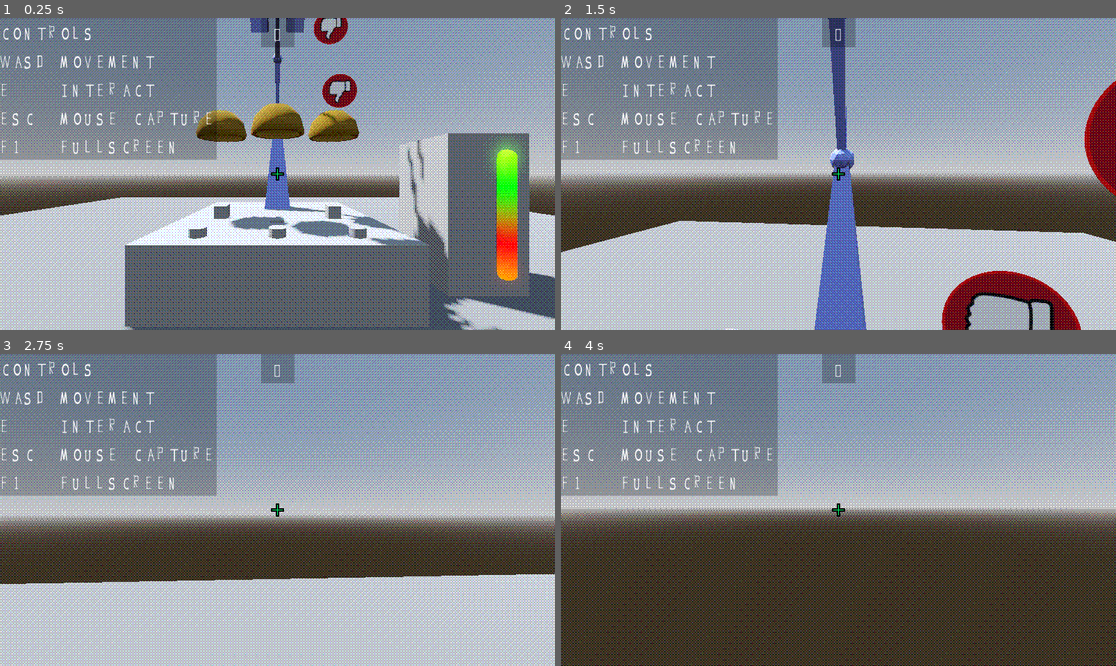
Above: before the commit, frames 1-4 (two rows, left to right).
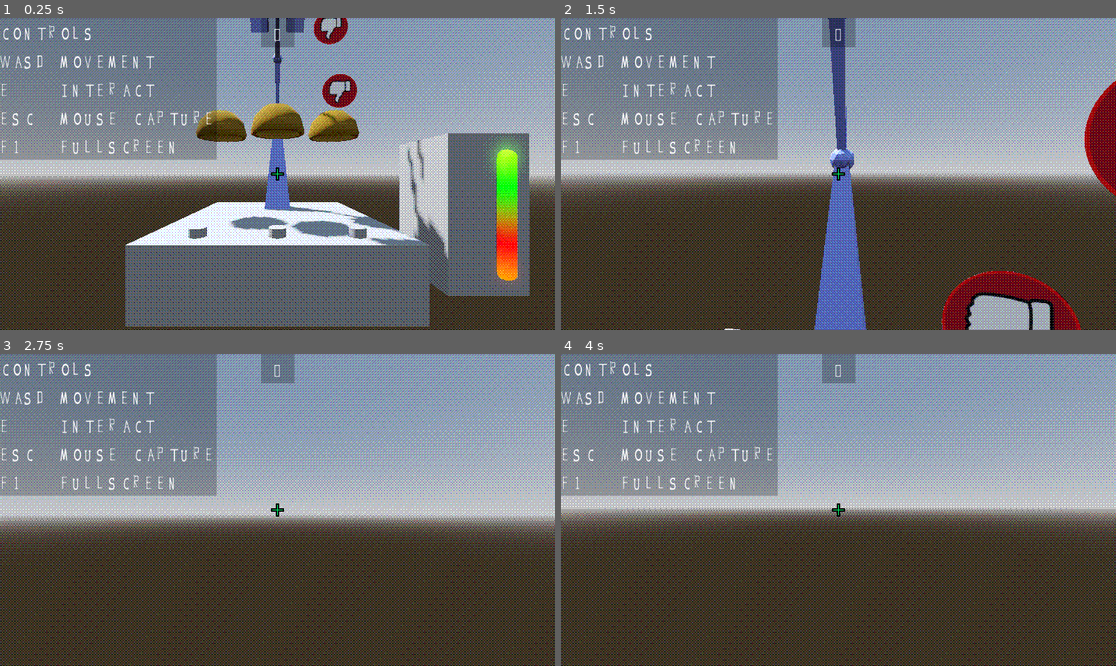
Above: after the commit, the same moments.

Repository: anniesanap/COMP-360-Group-2-Assignment-4
Game: Godot game, scene res://root.tscn
Same seed, same stepped clock (60 frames per second), same inputs: the game is played once before the commit and once after it.
Inputs (mouse positions are in pixels of both pictures, inside the frame that each line leads up to):
- Up to frame 1 (0.25 s): no input
- Up to frame 2 (1.5 s): move the mouse to (866, 174) at 0.52 s; hold E (interact) 0.53-1.28 s; hold W (move_forward) from 0.53 s (still down); tap Space (jump) at 0.77 s; move the mouse to (810, 174) at 1.27 s; tap E (interact) at 1.35 s
- Up to frame 3 (2.75 s): keep holding W (move_forward); tap Space (jump) at 1.52 s; move the mouse to (288, 503) at 2.02 s; hold E (interact) from 2.03 s (still down)
- Up to frame 4 (4 s): keep holding W (move_forward); move the mouse to (832, 516) at 2.77 s; release E (interact) at 2.78 s; tap E (interact) at 2.85 s; tap Space (jump) at 3.02, 3.77 s; move the mouse to (877, 513) at 3.52 s; hold E (interact) from 3.53 s (still down)

The runs differ from the first frame. In frame 1, 15% of the frame differs, in the area x 0-100%, y 57-100%; in frame 2, 26%; in frame 3, 28%, in the area x 0-100%, y 70-100%; in frame 4, nothing differs.
Error after the commit: Invalid call. Nonexistent function '_ready' in base 'Node3D'. (res://root.gd:27)

Commit message:
Update root.gd

Diff:
--- a/root.gd
+++ b/root.gd
@@ -11,6 +11,20 @@
 var rng = RandomNumberGenerator.new()
 
 func _ready() -> void:
+	var old_node = get_node("ground/groundMesh")
+	var new_node = Node3D.new()
+	new_node.transform = old_node.transform
+	new_node.name = "groundNode"
+	for child in old_node.get_children():
+		child.get_parent().remove_child(child)
+		new_node.add_child(child)
+	var parent = old_node.get_parent()
+	parent.remove_child(old_node)
+	parent.add_child(new_node)
+	old_node.queue_free()
+	var script = load("res://ground_node.gd")
+	new_node.set_script(script)
+	new_node._ready()
 	var coin_bowl = rng.randi_range(0, len(bowls) - 1)
 	for bowl in bowls:
 		var object: RigidBody3D
